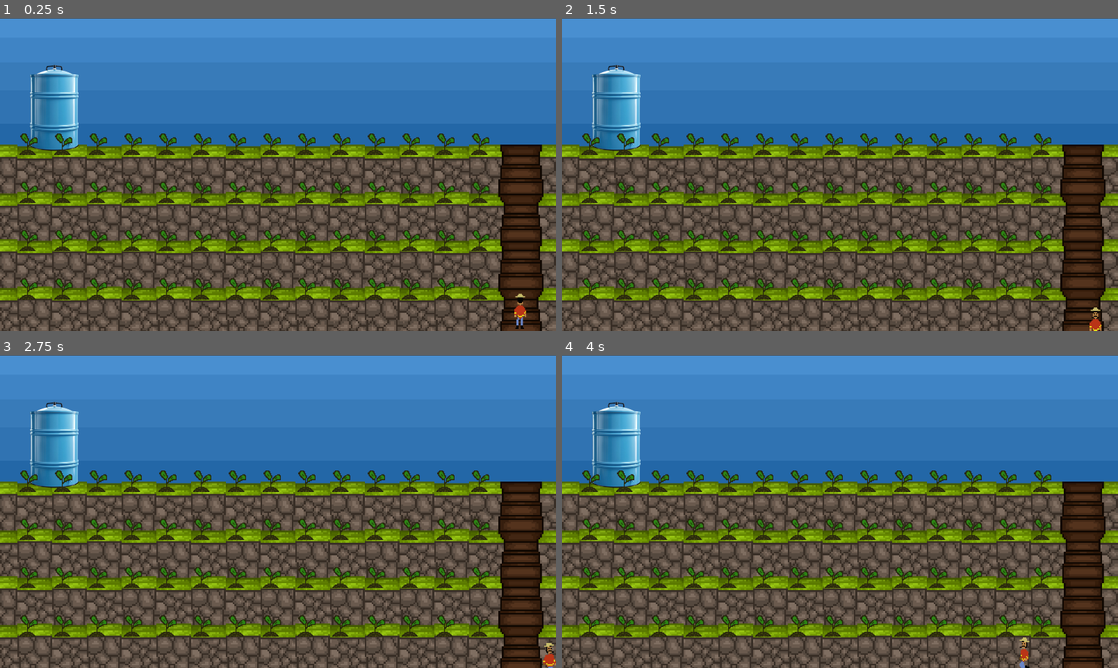
Above: before the commit, frames 1-4 (two rows, left to right).
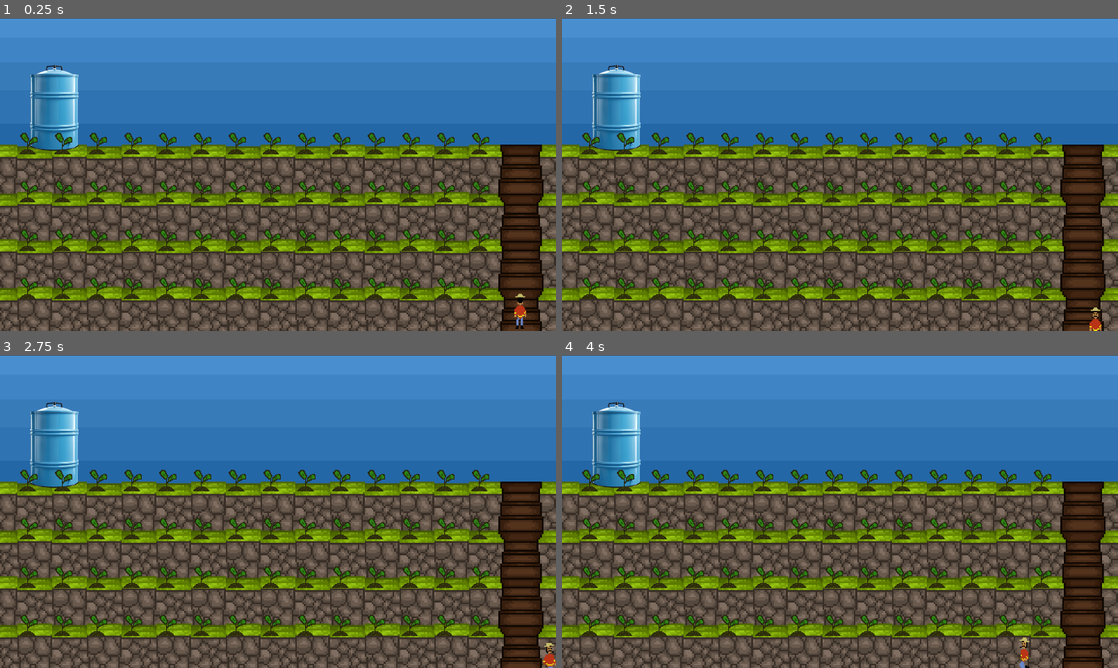
Above: after the commit, the same moments.

Repository: kprsandilya/c3-game
Game: Godot game, scene res://Home Scene.tscn
Same seed, same stepped clock (60 frames per second), same inputs: the game is played once before the commit and once after it.
Inputs:
- Up to frame 1 (0.25 s): no input
- Up to frame 2 (1.5 s): tap Enter at 0.5 s; hold Right (ui_right) 0.53-1.28 s; tap E (e) at 0.6, 1.35 s; hold Down (down) from 1.28 s (still down)
- Up to frame 3 (2.75 s): release Down (down) at 2.03 s; hold Right (ui_right) from 2.03 s (still down); tap E (e) at 2.1 s
- Up to frame 4 (4 s): release Right (ui_right) at 2.78 s; hold Up (ui_up) 2.78-3.53 s; tap E (e) at 2.85, 3.6 s; hold Left (ui_left) from 3.53 s (still down)

The runs differ from the first frame. In frame 1, 2.0% of the frame differs, in the area x 3-88%, y 36-90%; in frame 2, 2.0%; in frame 3, 2.0%; in frame 4, 2.0%.

Commit message:
Added more to the weather file

Diff:
--- a/godot-game/End.tscn
+++ b/godot-game/End.tscn
@@ -1,7 +1,8 @@
-[gd_scene load_steps=4 format=3 uid="uid://cn4p0a3ifhijj"]
+[gd_scene load_steps=5 format=3 uid="uid://cn4p0a3ifhijj"]
 
 [ext_resource type="Script" path="res://end.gd" id="1_2nkuu"]
 [ext_resource type="Texture2D" uid="uid://n3uqt7cb1n2r" path="res://assets/farmBackground.png" id="1_7iafg"]
+[ext_resource type="AudioStream" uid="uid://djt1y77f58us4" path="res://music/rest or main menu.mp3" id="3_6bado"]
 
 [sub_resource type="StyleBoxFlat" id="StyleBoxFlat_3suox"]
 bg_color = Color(0.482353, 0.631373, 0.662745, 0.623529)
@@ -50,3 +51,7 @@
 theme_override_font_sizes/font_size = 48
 theme_override_styles/normal = SubResource("StyleBoxFlat_3suox")
 text = "PLACEHOLDER"
+
+[node name="AudioStreamPlayer" type="AudioStreamPlayer" parent="."]
+stream = ExtResource("3_6bado")
+autoplay = true
--- a/godot-game/Home Scene.tscn
+++ b/godot-game/Home Scene.tscn
@@ -20,6 +20,7 @@
 [ext_resource type="Texture2D" uid="uid://61ssuhjkasu5" path="res://empty.png" id="9_o2fdn"]
 [ext_resource type="Texture2D" uid="uid://bha84w8s0ihq7" path="res://pngtree-essential-features-to-consider-when-selecting-a-water-tank-for-your-png-image_13492880.png" id="19_mewjs"]
 [ext_resource type="Script" path="res://water_tank.gd" id="20_k5als"]
+[ext_resource type="AudioStream" uid="uid://bq5qf5mtlxho6" path="res://music/contry.mp3" id="21_1yk6c"]
 
 [sub_resource type="SpriteFrames" id="SpriteFrames_krfgp"]
 animations = [{
@@ -767,7 +768,6 @@
 
 [node name="Sprite2D" type="Sprite2D" parent="water_tank"]
 position = Vector2(0, -3.05176e-05)
-scale = Vector2(1, 1)
 texture = ExtResource("19_mewjs")
 
 [node name="water" type="Label" parent="water_tank"]
@@ -781,8 +781,12 @@
 
 [node name="CollisionShape2D" type="CollisionShape2D" parent="water_tank"]
 position = Vector2(0, -2.71797e-05)
-scale = Vector2(1, 1)
 shape = SubResource("RectangleShape2D_7yp5i")
+
+[node name="AudioStreamPlayer" type="AudioStreamPlayer" parent="."]
+stream = ExtResource("21_1yk6c")
+autoplay = true
+parameters/looping = true
 
 [connection signal="screen_exited" from="player/visibility" to="player" method="_on_visibility_screen_exited"]
 [connection signal="body_entered" from="water_tank" to="water_tank" method="_on_body_entered"]
--- a/godot-game/Menu.tscn
+++ b/godot-game/Menu.tscn
@@ -1,6 +1,7 @@
-[gd_scene load_steps=3 format=3 uid="uid://cpfdao5jvim86"]
+[gd_scene load_steps=4 format=3 uid="uid://cpfdao5jvim86"]
 
 [ext_resource type="Script" path="res://menu.gd" id="1_l63f1"]
+[ext_resource type="AudioStream" uid="uid://djt1y77f58us4" path="res://music/rest or main menu.mp3" id="2_nol88"]
 
 [sub_resource type="StyleBoxFlat" id="StyleBoxFlat_ifjjh"]
 bg_color = Color(0.367209, 0.660315, 0.639465, 1)
@@ -76,6 +77,10 @@
 layout_mode = 2
 size_flags_horizontal = 3
 
+[node name="AudioStreamPlayer" type="AudioStreamPlayer" parent="."]
+stream = ExtResource("2_nol88")
+autoplay = true
+
 [connection signal="pressed" from="VBoxContainer2/HBoxContainer/VBoxContainer/Start" to="." method="_on_start_pressed"]
 [connection signal="pressed" from="VBoxContainer2/HBoxContainer/VBoxContainer/Option" to="." method="_on_option_pressed"]
 [connection signal="pressed" from="VBoxContainer2/HBoxContainer/VBoxContainer/Quit" to="." method="_on_quit_pressed"]
--- a/godot-game/Option.tscn
+++ b/godot-game/Option.tscn
@@ -1,7 +1,8 @@
-[gd_scene load_steps=6 format=3 uid="uid://byilpdeb716nr"]
+[gd_scene load_steps=7 format=3 uid="uid://byilpdeb716nr"]
 
 [ext_resource type="Script" path="res://option.gd" id="1_7yjx3"]
 [ext_resource type="Script" path="res://Remap.gd" id="2_2nsca"]
+[ext_resource type="AudioStream" uid="uid://djt1y77f58us4" path="res://music/rest or main menu.mp3" id="3_2gk73"]
 
 [sub_resource type="StyleBoxFlat" id="StyleBoxFlat_r2xsh"]
 bg_color = Color(0.423845, 0.66695, 0.4791, 1)
@@ -190,6 +191,10 @@
 text = "MENU"
 script = SubResource("GDScript_w630v")
 
+[node name="AudioStreamPlayer" type="AudioStreamPlayer" parent="."]
+stream = ExtResource("3_2gk73")
+autoplay = true
+
 [connection signal="item_selected" from="HBoxContainer/Names/Option" to="." method="_on_option_item_selected"]
 [connection signal="toggled" from="HBoxContainer/Settings/Button" to="HBoxContainer/Settings/Button" method="_toggled"]
 [connection signal="toggled" from="HBoxContainer/HBoxContainer/Button2" to="HBoxContainer/HBoxContainer/Button2" method="_toggled"]
--- a/godot-game/Store.tscn
+++ b/godot-game/Store.tscn
@@ -1,10 +1,11 @@
-[gd_scene load_steps=7 format=3 uid="uid://dtwq4522nutgs"]
+[gd_scene load_steps=8 format=3 uid="uid://dtwq4522nutgs"]
 
 [ext_resource type="Texture2D" uid="uid://hr6putfx44t8" path="res://potato_healthy.png" id="1_2rsn5"]
 [ext_resource type="Script" path="res://store.gd" id="1_b464h"]
 [ext_resource type="Texture2D" uid="uid://dqx4rpsb68htc" path="res://fava_healthy.png" id="3_71kv6"]
 [ext_resource type="Texture2D" uid="uid://bb3secunecqoy" path="res://quinoa_healthy.png" id="3_y5rnr"]
 [ext_resource type="Texture2D" uid="uid://u36vhusj1u14" path="res://ichu_healthy.png" id="4_qmdbe"]
+[ext_resource type="AudioStream" uid="uid://dekrf6h41esro" path="res://music/villian or shop.mp3" id="6_frtet"]
 
 [sub_resource type="StyleBoxFlat" id="StyleBoxFlat_vvdgt"]
 bg_color = Color(0.709804, 0.678431, 0.141176, 1)
@@ -233,6 +234,10 @@
 layout_mode = 2
 size_flags_vertical = 3
 
+[node name="AudioStreamPlayer" type="AudioStreamPlayer" parent="Panel"]
+stream = ExtResource("6_frtet")
+autoplay = true
+
 [connection signal="pressed" from="Panel/HBoxContainer/VBoxContainer2/BoxContainer/Sprite2D" to="." method="_on_potato_pressed"]
 [connection signal="pressed" from="Panel/HBoxContainer/VBoxContainer2/BoxContainer2/Sprite2D" to="." method="_on_fava_pressed"]
 [connection signal="pressed" from="Panel/HBoxContainer/VBoxContainer2/BoxContainer3/Sprite2D" to="." method="_on_quinoa_pressed"]
--- a/godot-game/Village.tscn
+++ b/godot-game/Village.tscn
@@ -19,7 +19,8 @@
 [ext_resource type="PackedScene" uid="uid://c5ysfevjradsp" path="res://old_man.tscn" id="17_uejo6"]
 [ext_resource type="Texture2D" uid="uid://bijsjsvkyuo44" path="res://Farmer2PlayerTextbox.png" id="18_jltr5"]
 [ext_resource type="Texture2D" uid="uid://m1k1aim1iy5w" path="res://OldMan2PlayerTextbox.png" id="18_st7q8"]
-[ext_resource type="PackedScene" path="res://luigi.tscn" id="19_h2miy"]
+[ext_resource type="PackedScene" uid="uid://6xime4un6n1q" path="res://luigi.tscn" id="19_h2miy"]
+[ext_resource type="AudioStream" uid="uid://c27kdl6obfoae" path="res://music/summer maybe.mp3" id="21_yu2eu"]
 
 [sub_resource type="TileSetAtlasSource" id="TileSetAtlasSource_cuvet"]
 texture = ExtResource("7_hdfpe")
@@ -341,6 +342,11 @@
 
 [node name="OldMan2" parent="." instance=ExtResource("19_h2miy")]
 position = Vector2(204, 404)
+
+[node name="AudioStreamPlayer" type="AudioStreamPlayer" parent="."]
+stream = ExtResource("21_yu2eu")
+autoplay = true
+parameters/looping = true
 
 [connection signal="screen_exited" from="player2/VisibleOnScreenEnabler2D" to="." method="_on_visible_on_screen_enabler_2d_screen_exited"]
 [connection signal="pressed" from="CanvasLayer/Control/Button" to="player2" method="_on_button_pressed"]
--- a/godot-game/end.gd
+++ b/godot-game/end.gd
@@ -20,6 +20,7 @@
 
 	info.text = string
 
+	$AudioStreamPlayer.play()
 
 # Called every frame. 'delta' is the elapsed time since the previous frame.
 func _process(delta: float) -> void:
--- a/godot-game/farmManager.gd
+++ b/godot-game/farmManager.gd
@@ -8,7 +8,7 @@
 
 
 # Number of columns
-var column_count = 14
+var column_count = Weather.plant_array
 var column_spacing = 72  # Adjust for spacing
 var start_x = 58  # Adjust for horizontal alignment
 var type
@@ -17,14 +17,17 @@
 
 # Manually set Y-coordinates for each row based on grassy positions
 var row_y_positions = [250, 350, 450, 550]  # Adjust these based on your image
-var seedling_array = []
+var seedling_array = Weather.seedling_array
 var seedling_types = []
 var type_array = [0, 1, 2, 3]
 
 func _ready():
-	place_seedlings()
+	$AudioStreamPlayer.play()
+	#place_seedlings()
 	change_texture()
-	update_health()
+	if Weather.week_changed:
+		update_health()
+		Weather.week_changed = false
 	#for row in seedling_array:
 		#for seedling in row:
 #
@@ -38,7 +41,7 @@
 	#var row_array= []
 	for row in range(row_y_positions.size()):
 		var row_array = []
-		for col in range(column_count):
+		for col in range(column_count[row]):
 			var seedling = seedling_scene.instantiate()
 			var x_pos = start_x + col * column_spacing
 			var y_pos = row_y_positions[row]  # Use manual Y-coordinate
--- a/godot-game/menu.gd
+++ b/godot-game/menu.gd
@@ -3,6 +3,7 @@
 
 # Called when the node enters the scene tree for the first time.
 func _ready() -> void:
+	$AudioStreamPlayer.play()
 	pass # Replace with function body.
 
 
--- a/godot-game/store.gd
+++ b/godot-game/store.gd
@@ -17,7 +17,7 @@
 	ichu.text = str(Weather.plant_array[3])
 	sol.text = str("SOL: ", Weather.sol)
 
-
+	$Panel/AudioStreamPlayer.play()
 
 # Called every frame. 'delta' is the elapsed time since the previous frame.
 func _process(delta: float) -> void:
--- a/godot-game/village.gd
+++ b/godot-game/village.gd
@@ -14,6 +14,7 @@
 
 		# Add the NPC instance to the current scene
 		add_child(npc_instance)
+	$AudioStreamPlayer.play()
 
 
 # Called every frame. 'delta' is the elapsed time since the previous frame.
@@ -26,4 +27,5 @@
 
 func _on_week_pressed() -> void:
 	Weather.week += 1
+	Weather.week_changed = true
 	get_tree().change_scene_to_file("res://Home Scene.tscn")
--- a/godot-game/village_player.gd
+++ b/godot-game/village_player.gd
@@ -39,6 +39,9 @@
 	jtotal = 0
 	j = 0
 	jyou = 0
+
+	get_node("../CanvasLayer/Control/Panel/TextureRect").texture = them
+	get_node("../CanvasLayer/Control2/Panel/TextureRect").texture = farmthem
 
 	get_node("../CanvasLayer/Control/RichTextLabel").text = "HELLO!"
 	get_node("../CanvasLayer/Control2/RichTextLabel").text = "HELLO!"
@@ -238,9 +241,11 @@
 	var file2 = FileAccess.open("res://temp.txt", FileAccess.READ)
 	var contentyou = file2.get_as_text().split('\n')
 
+	var bg = get_node("../CanvasLayer/Control/Panel/TextureRect")
 	var text = get_node("../CanvasLayer/Control/RichTextLabel")
 
 	text.text = contentyou[i]
+	bg.texture = them
 
 	i += 1
 	itotal += 1
@@ -249,11 +254,14 @@
 
 func _set_option2() -> void:
 	Weather.Print()
+	var bg = get_node("../CanvasLayer/Control2/Panel/TextureRect")
 	var file2 = FileAccess.open("res://temp.txt", FileAccess.READ)
 	var contentyou = file2.get_as_text().split('\n')
 
 	var text = get_node("../CanvasLayer/Control2/RichTextLabel")
 
+	bg.texture = farmthem
+
 	text.text = contentyou[j]
 
 	j += 1
@@ -262,40 +270,52 @@
 	options2.visible = false
 
 func _option2_potato_pressed() -> void:
-	Weather.plant_array[0] -= 1
+	if (Weather.bought[0] > 0):
+		Weather.plant_array[0] -= 1
 
 	_set_option2()
 
 
 func _option2_fava_pressed() -> void:
-	Weather.plant_array[1] -= 1
+	if (Weather.bought[1] > 0):
+		Weather.plant_array[1] -= 1
 
 	_set_option2()
 
 func _option2_quinoa_pressed() -> void:
-	Weather.plant_array[2] -= 1
+	if (Weather.bought[2] > 0):
+		Weather.plant_array[2] -= 1
 	_set_option2()
 
 
 func _option2_ichu_pressed() -> void:
-	Weather.plant_array[3] -= 1
+	if (Weather.bought[3] > 0):
+		Weather.plant_array[3] -= 1
 	_set_option2()
 
 
 func _option_potato_pressed() -> void:
-	Weather.plant_array[0] -= 1
+	if (Weather.bought[0] == 0):
+		Weather.plant_array[0] -= 1
+		Weather.bought[0] = 1
 	_set_option()
 
 
 func _option_fava_pressed() -> void:
-	Weather.plant_array[1] -= 1
+	if (Weather.bought[1] == 0):
+		Weather.plant_array[1] -= 1
+		Weather.bought[1] = 1
 	_set_option()
 
 func _option_quinoa_pressed() -> void:
-	Weather.plant_array[2] -= 1
+	if (Weather.bought[2] == 0):
+		Weather.plant_array[2] -= 1
+		Weather.bought[2] = 1
 	_set_option()
 
 
 func _option_ichu_pressed() -> void:
-	Weather.plant_array[3] -= 1
+	if (Weather.bought[3] == 0):
+		Weather.plant_array[3] -= 1
+		Weather.bought[3] = 1
 	_set_option()
--- a/godot-game/weather.gd
+++ b/godot-game/weather.gd
@@ -2,7 +2,9 @@
 extends Node
 class_name PlayerProperties
 
-var plant_array: Array = [13, 13, 13, 13]
+@export var seedling_scene = preload("res://seedling.tscn")
+
+var plant_array: Array = [14, 14, 14, 14]
 var plant_health: Array = [70, 60, 50, 40]
 var plant_hidden: Array = [false, false, false, false]
 
@@ -10,6 +12,7 @@
 var max_weeks = 40
 var week_array = []
 
+var bought = [0,0,0,0]
 
 var sol_per_plant: Array = [5, 10, 15, 20]
 
@@ -27,11 +30,39 @@
 
 var weather_type: String = ""
 
+var seedling_array: Array = []
+
+var column_spacing = 72  # Adjust for spacing
+var start_x = 58  # Adjust for horizontal alignment
+
+var row_y_positions = [250, 350, 450, 550]  # Adjust these based on your image
+var type_array = [0, 1, 2, 3]
+var health_array = [70, 60, 50, 40]
+
+var week_changed = false
+
 # Initialize the resource with given data
+#Used ChatGPT to help generate function, Prompt: How can I generate seedlings
+#on generation in an efficient manner.
 func _init():
 	for week in range(0, max_weeks):
 		week_array.append(randi_range(0, 3))
 		print(week_array[week])
+
+	for row in range(0,4):
+		var row_array = []
+		for col in range(plant_array[row]):
+			var seedling = seedling_scene.instantiate()
+			var x_pos = start_x + col * column_spacing
+			var y_pos = row_y_positions[row]  # Use manual Y-coordinate
+			seedling.position = Vector2(x_pos, y_pos)
+
+			seedling.set_meta("plant_type", type_array[row])
+			seedling.set_meta("plant_health", health_array[row])
+			add_child(seedling)
+			row_array.append(seedling)
+
+		seedling_array.append(row_array)
 
 # Print player properties
 func Print() -> void:
Not shown: 1 places in godot-game/Home Scene.tscn that only renumber resources
Not shown: 1 places in godot-game/Village.tscn that only renumber resources
Not shown, added: godot-game/music/contry.mp3.import
Not shown, added: godot-game/music/night ig.mp3.import
Not shown, added: godot-game/music/rest or main menu.mp3.import
Not shown, added: godot-game/music/summer maybe.mp3.import
Not shown, added: godot-game/music/villian or shop.mp3.import
Not shown, added: godot-game/music/contry.mp3
Not shown, added: godot-game/music/night ig.mp3
Not shown, added: godot-game/music/rest or main menu.mp3
Not shown, added: godot-game/music/summer maybe.mp3
Not shown, added: godot-game/music/villian or shop.mp3
